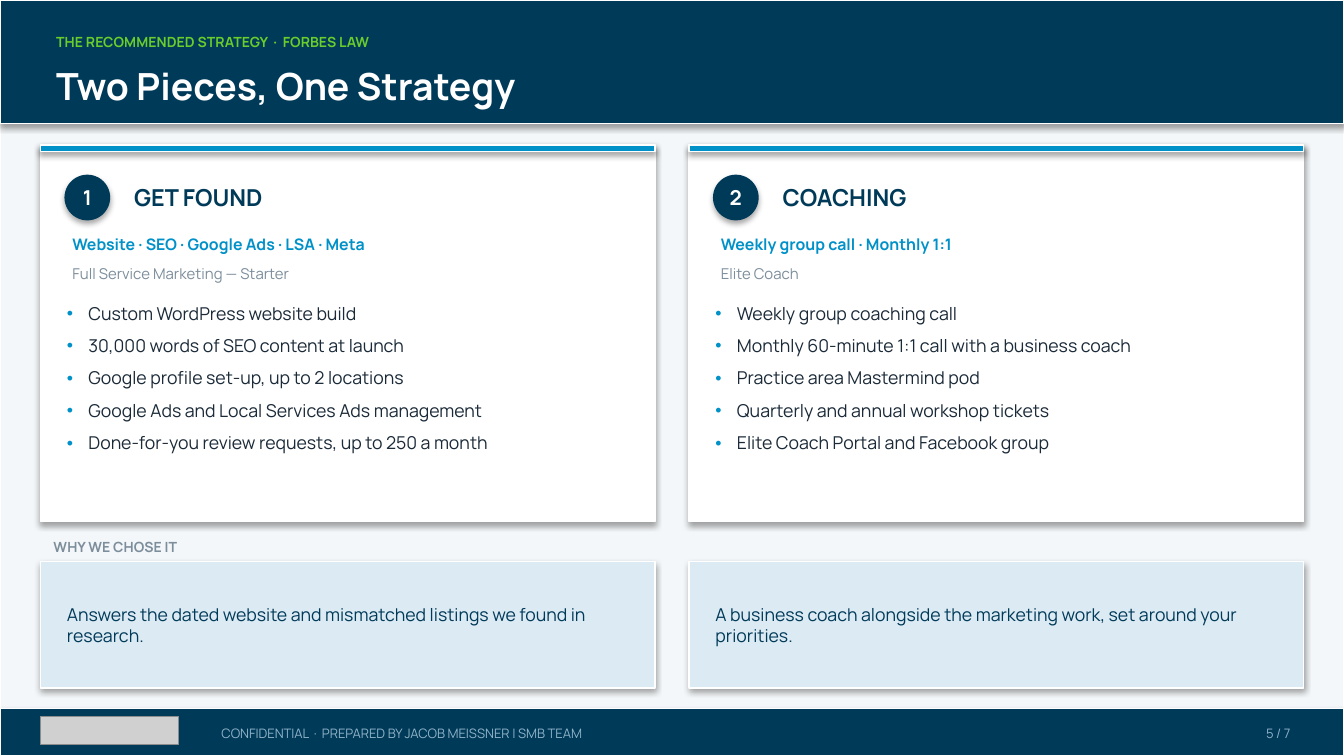
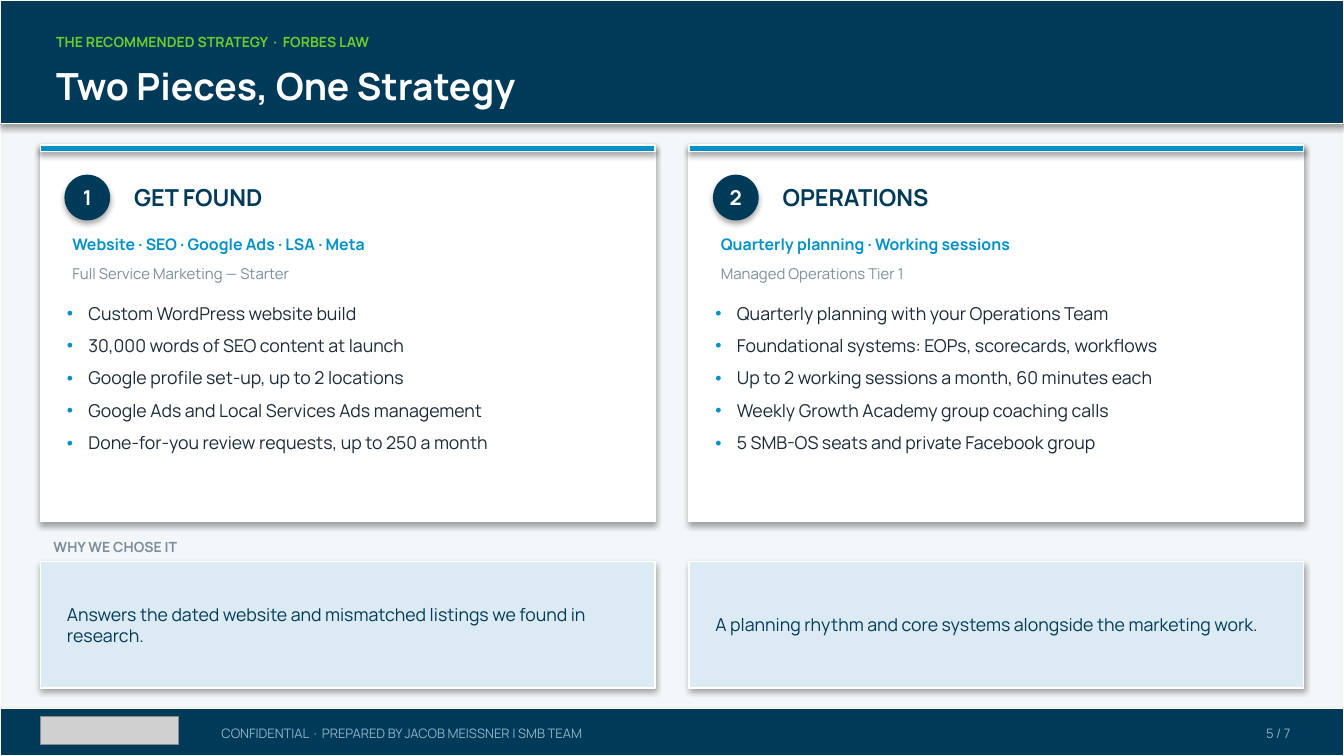
Before and after one commit to SMB-Team-Technology/workwith-smbteam, a slide deck: slide 5 of forbes-law/Forbes Law_November 20, 2026_Proposal.pptx. Drawn at 1344x756 pixels with LibreOffice and Linux fonts; fonts in the diff are those of the drawing; grey boxes stand for pictures. Boxes give left, top, right and bottom in pixels: in the first picture for what was removed or moved away, otherwise in the second. Text is boxed around its words. In the diff, an @@ line names an element or a change of style, - is before the commit and + after.

```diff
--- a/forbes-law/Forbes Law_November 20, 2026_Proposal.pptx
+++ b/forbes-law/Forbes Law_November 20, 2026_Proposal.pptx
@@ text at [783,189,929,207]: text changed @@
-COACHING
+OPERATIONS
@@ text at [721,238,1010,254]: text changed @@
-Weekly group call · Monthly 1:1
+Quarterly planning · Working sessions
@@ text at [721,268,904,283]: text changed @@
-Elite Coach
+Managed Operations Tier 1
@@ text at [737,307,1158,454]: text changed @@
-• Weekly group coaching call
-• Monthly 60-minute 1:1 call with a business coach
-• Practice area Mastermind pod
-• Quarterly and annual workshop tickets
-• Elite Coach Portal and Facebook group
+• Quarterly planning with your Operations Team
+• Foundational systems: EOPs, scorecards, workflows
+• Up to 2 working sessions a month, 60 minutes each
+• Weekly Growth Academy group coaching calls
+• 5 SMB-OS seats and private Facebook group
@@ text at [715,618,1257,636]: text changed @@
-A business coach alongside the marketing work, set around your priorities.
+A planning rhythm and core systems alongside the marketing work.
```
Also in this commit, not shown: 3 other slides changed, 2 other files.
